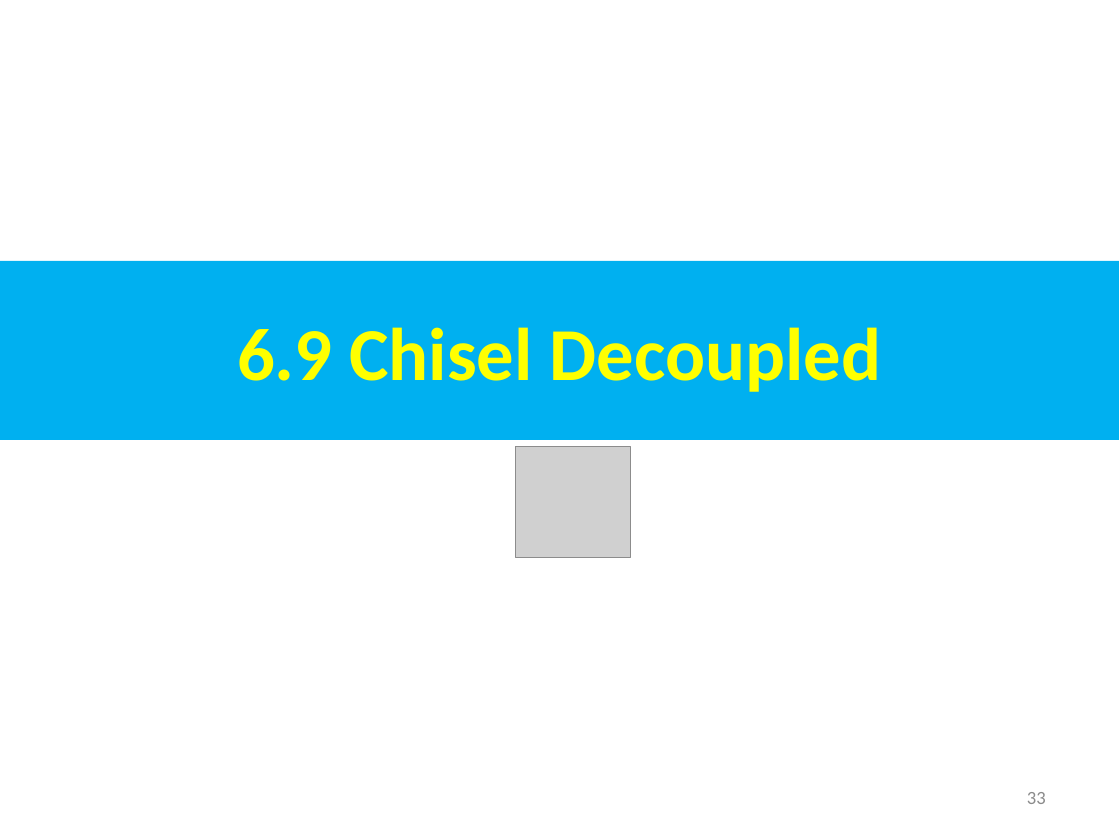
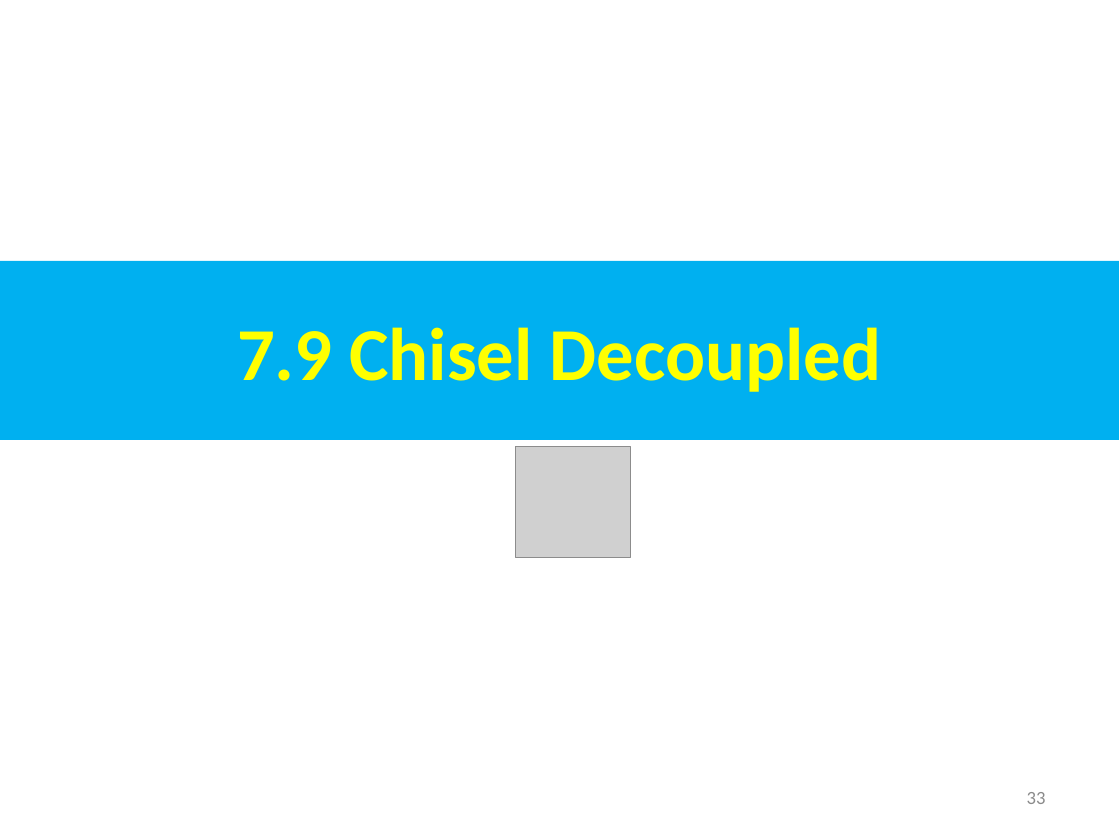
Before and after one commit to peterhchen/AIU_CS800_Chisel, a slide deck: slide 33 of 500_UCSC_HWD/007_Decoup/000_Video/007.Decoup.ppt. Drawn at 1120x840 pixels with LibreOffice and Linux fonts; fonts in the diff are those of the drawing; grey boxes stand for pictures. Boxes give left, top, right and bottom in pixels: in the first picture for what was removed or moved away, otherwise in the second. Text is boxed around its words. In the diff, an @@ line names an element or a change of style, - is before the commit and + after.

```diff
--- a/500_UCSC_HWD/007_Decoup/000_Video/007.Decoup.ppt
+++ b/500_UCSC_HWD/007_Decoup/000_Video/007.Decoup.ppt
@@ text in rectangle at <box>237,327,881,392</box>: text changed @@
-6.9 Chisel Decoupled
+7.9 Chisel Decoupled
```
Also in this commit, not shown: 45 other slides changed.
